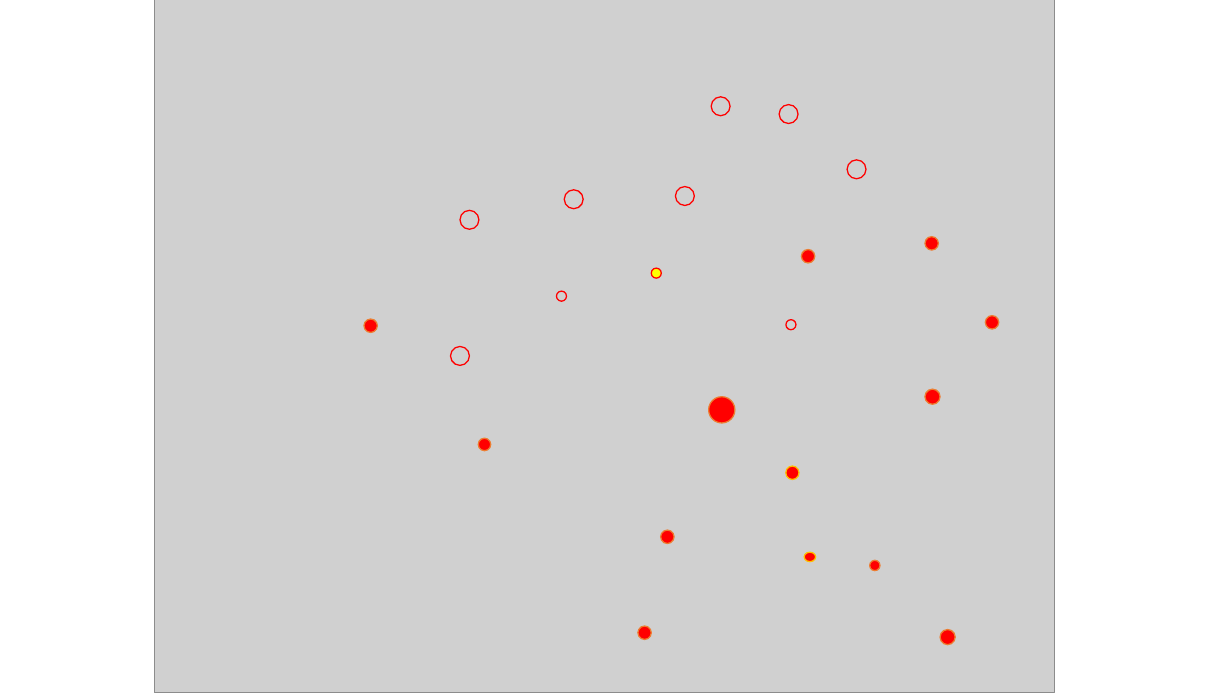
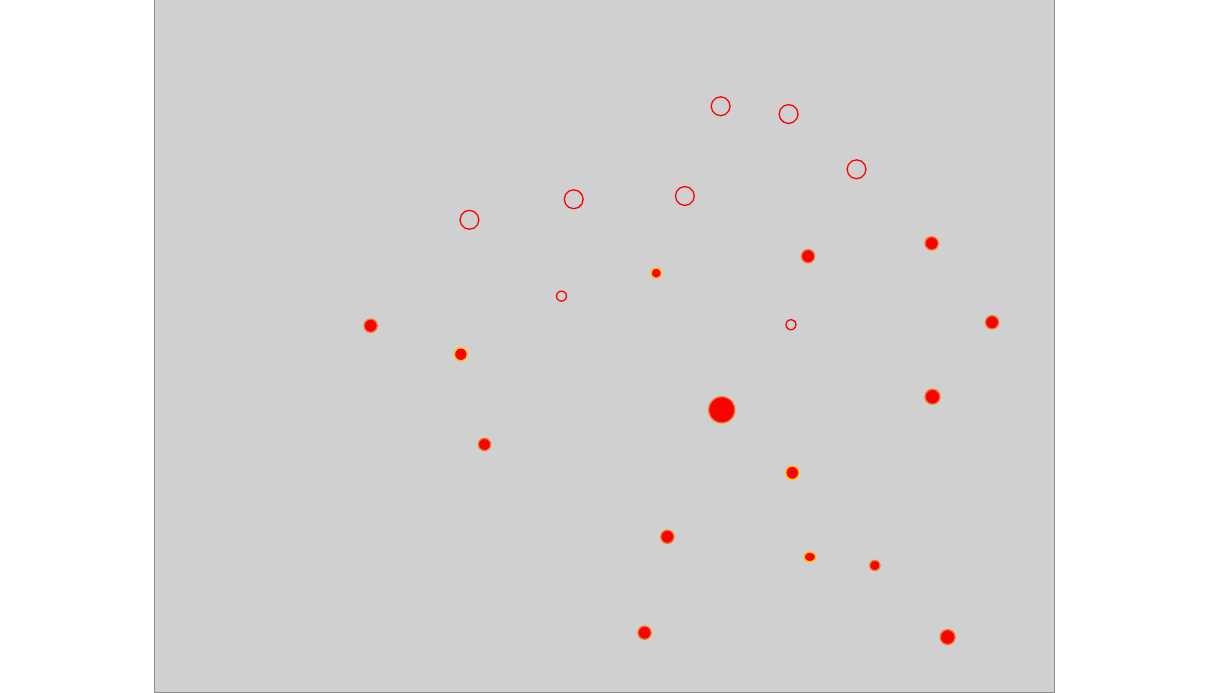
Before and after one commit to caroan/MyWebStudy, a slide deck: slide 2 of 교육상황.pptx. Drawn at 1232x693 pixels with LibreOffice and Linux fonts; fonts in the diff are those of the drawing; grey boxes stand for pictures. Boxes give left, top, right and bottom in pixels: in the first picture for what was removed or moved away, otherwise in the second. Text is boxed around its words. In the diff, an @@ line names an element or a change of style, - is before the commit and + after.

Commit message:
교육상황 수정

```diff
--- a/교육상황.pptx
+++ b/교육상황.pptx
@@ ellipse at [652, 268, 662, 278]: fill #FFFF00 to #FF0000; outline #FF0000 1 pt to #FFC000 1 pt @@
@@ ellipse: place and size @@
-ellipse at [451, 347, 470, 365]
+ellipse at [455, 348, 468, 360]
@@ ellipse at [455, 348, 468, 360]: fill none to #FF0000; outline #FF0000 1 pt to #FFC000 1 pt @@
```
